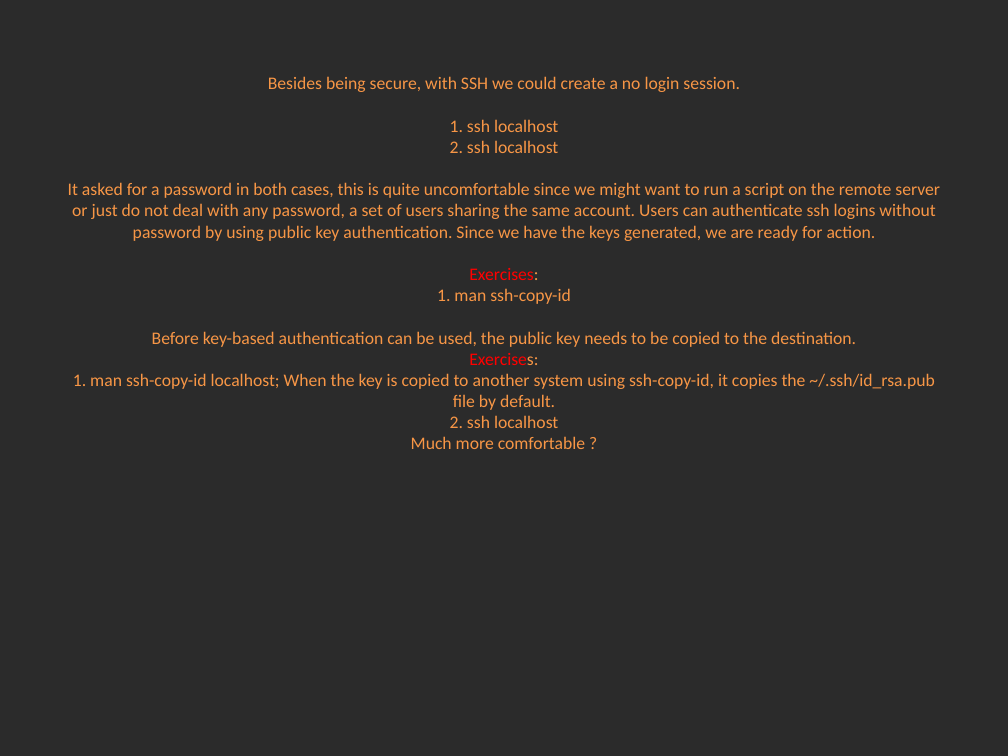
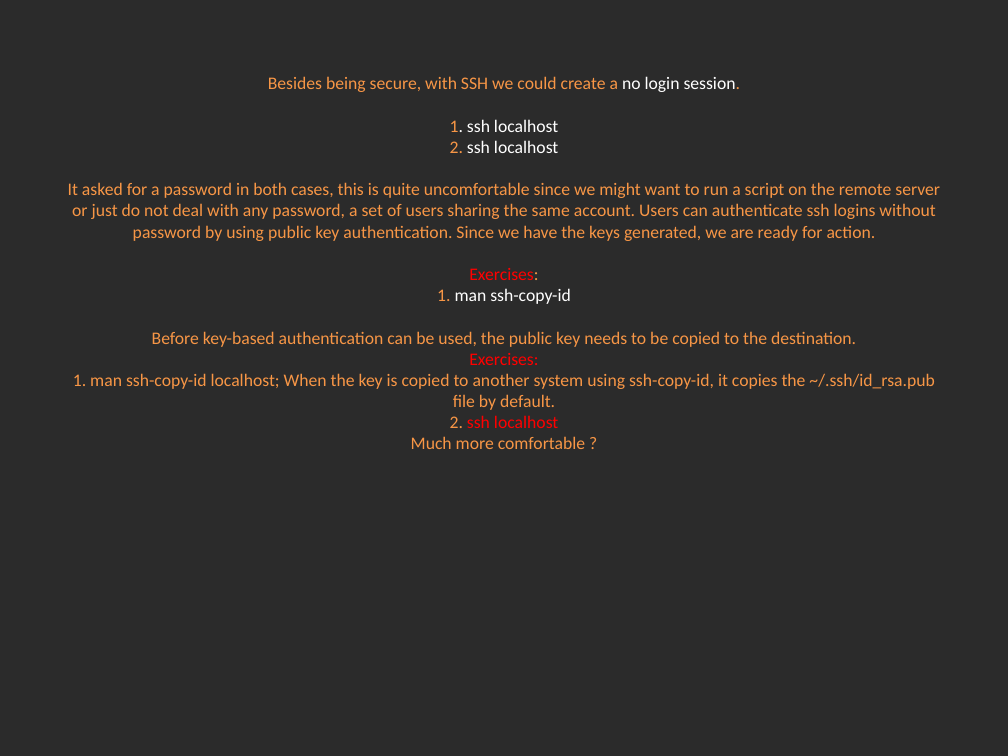
Before and after one commit to Academy-Soft-Intellect/Linux-Course, a slide deck: slide 3 of 12.SSH_NFS_SAMBA/12-SSH_NFS_SAMBA.pptx. Drawn at 1008x756 pixels with LibreOffice and Linux fonts; fonts in the diff are those of the drawing; background and template pictures are left out; a plain dark background stands for a picture behind light text. Boxes give left, top, right and bottom in pixels: in the first picture for what was removed or moved away, otherwise in the second. Text is boxed around its words. In the diff, an @@ line names an element or a change of style, - is before the commit and + after.

Commit message:
Fixing presentation typos and colors.

```diff
--- a/12.SSH_NFS_SAMBA/12-SSH_NFS_SAMBA.pptx
+++ b/12.SSH_NFS_SAMBA/12-SSH_NFS_SAMBA.pptx
@@ title "Besides being secure, with SSH ..." at box(68, 76, 940, 449): text colour #F79646 to #FFFFFF in "no login session. 1. ssh localhost ssh ..."; text colour #F79646 to #FF0000 in "Exercises: ssh localhost" @@
```
Also in this commit, not shown: 7 other slides changed, 1 slide removed, 2 other files.
